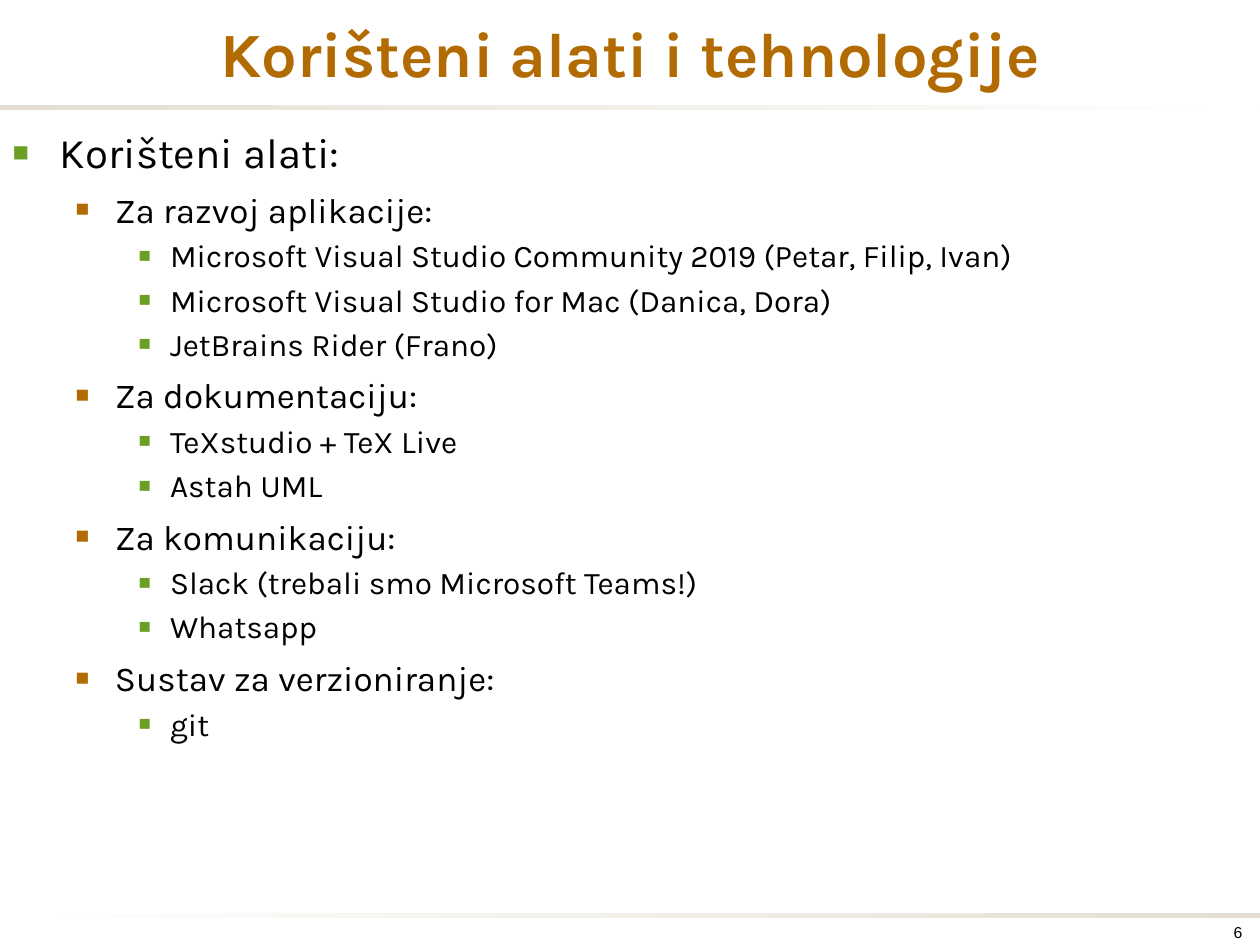
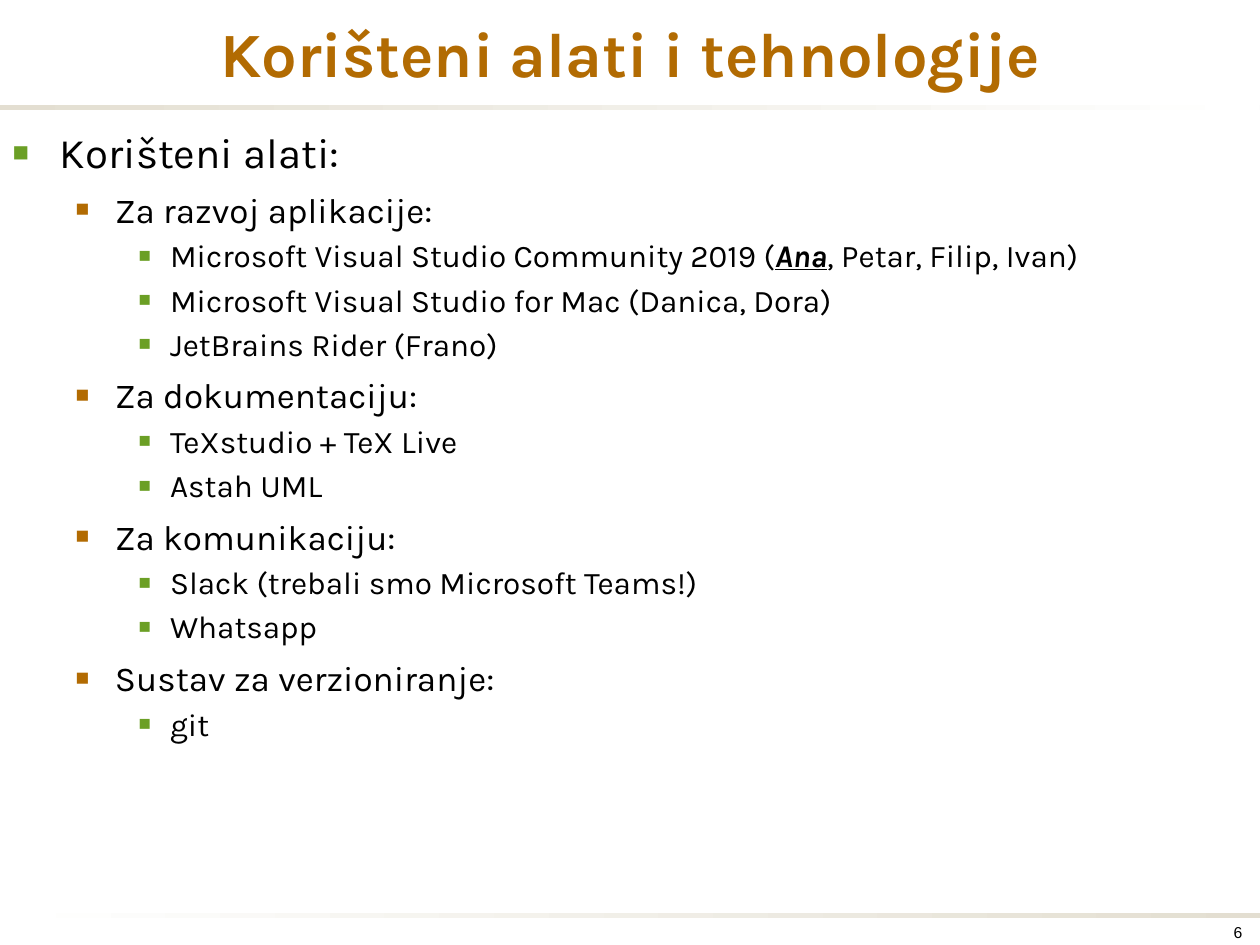
Before and after one commit to m43/fer-opp, a slide deck: slide 6 of [HiveMind] KKRudesWebapp.pptx. Drawn at 1260x945 pixels with LibreOffice and Linux fonts; fonts in the diff are those of the drawing; background and template pictures are left out. Boxes give left, top, right and bottom in pixels: in the first picture for what was removed or moved away, otherwise in the second. Text is boxed around its words. In the diff, an @@ line names an element or a change of style, - is before the commit and + after.

```diff
--- a/[HiveMind] KKRudesWebapp.pptx
+++ b/[HiveMind] KKRudesWebapp.pptx
@@ text at [170,244,1078,275]: text changed @@
-    ■ Microsoft Visual Studio Community 2019 (Petar, Filip, Ivan)
+    ■ Microsoft Visual Studio Community 2019 (Ana, Petar, Filip, Ivan)
```
Also in this commit, not shown: 2 other slides changed.
